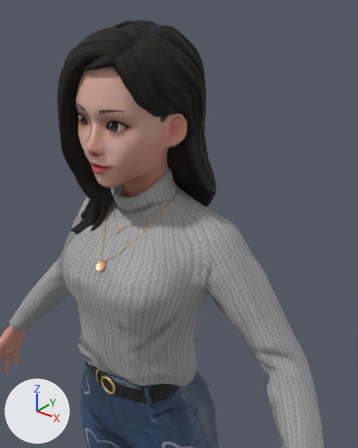
Two versions of the glTF model public/models/robyn.glb, one commit apart.
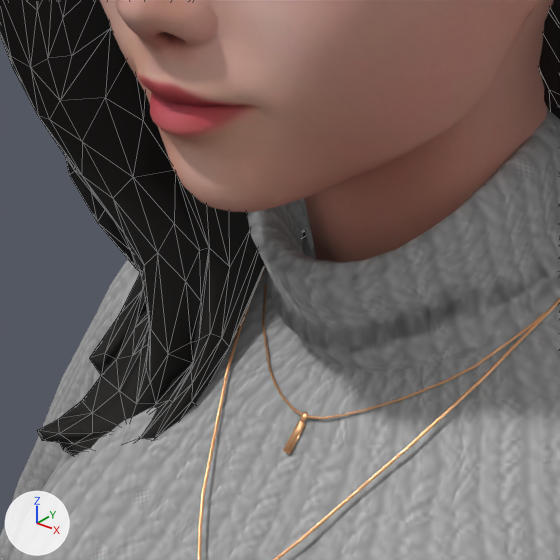
Each version appears first from a camera (50 mm lens) standing at (0.57, -0.635, 1.823) and looking at (0.117, -0.07, 1.472), and next in a close-up on the part from 18% to 48% of the width and 33% to 57% of the height. The axes (+X, +Y, +Z) are drawn at lower left. The lights are the same throughout. The close-ups show mesh edges as thin lines. Vertices at the same position are counted once.

Names of what the first close-up shows: 'Wolf3D_Hair', 'Wolf3D_Head', 'Wolf3D_Outfit_Top'.
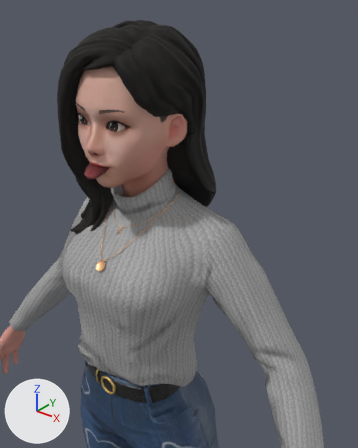
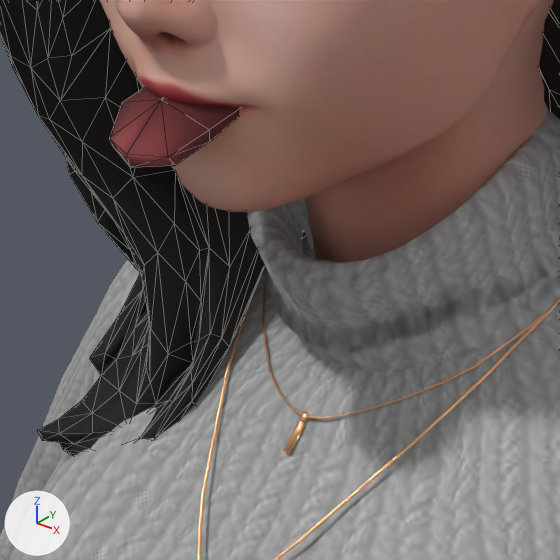
The newer file adds a shape key; the second version is drawn at full value of the shape key 'tongueOut' of 'Wolf3D_Teeth', and the change is written as the vertex moves it makes.

What differs and where, as boxes [x1, y1, x2, y2] in the close-ups (560 x 560 px):
'Wolf3D_Teeth', reshaped (not visible before): after [109, 87, 240, 168]

What changed in the scene script:
```text
Change me_wolf3d_teeth:
    used by ob_wolf3d_teeth; location = (0.0, 0.0, 0.0)
    remove me_wolf3d_teeth.from_pydata(...)  # 77 vertices, 100 faces; spans x -0.0272..0.0272, y -0.1312..-0.0659, z 1.5464..1.5829
    add me_wolf3d_teeth.from_pydata(...)  # 77 vertices, 100 faces; spans x -0.0272..0.0272, y -0.1528..-0.0887, z 1.5464..1.5829
    me_wolf3d_teeth part 1: 17 of 77 vertices moved; they spanned x -0.0198..0.0198, y -0.1153..-0.0659, z 1.5595..1.5723 and now span x -0.0198..0.0198, y -0.1528..-0.0988, z 1.5464..1.5722; mean shift (0.0, -0.0373, -0.0065); largest move (0.0, -0.0945, 1.57) -> (0.0, -0.1375, 1.5643)
```
